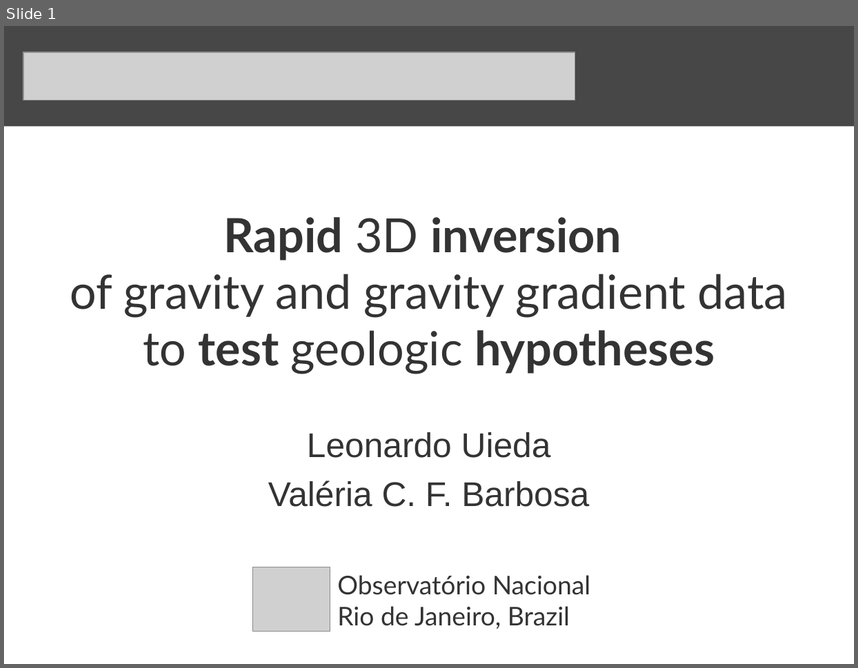
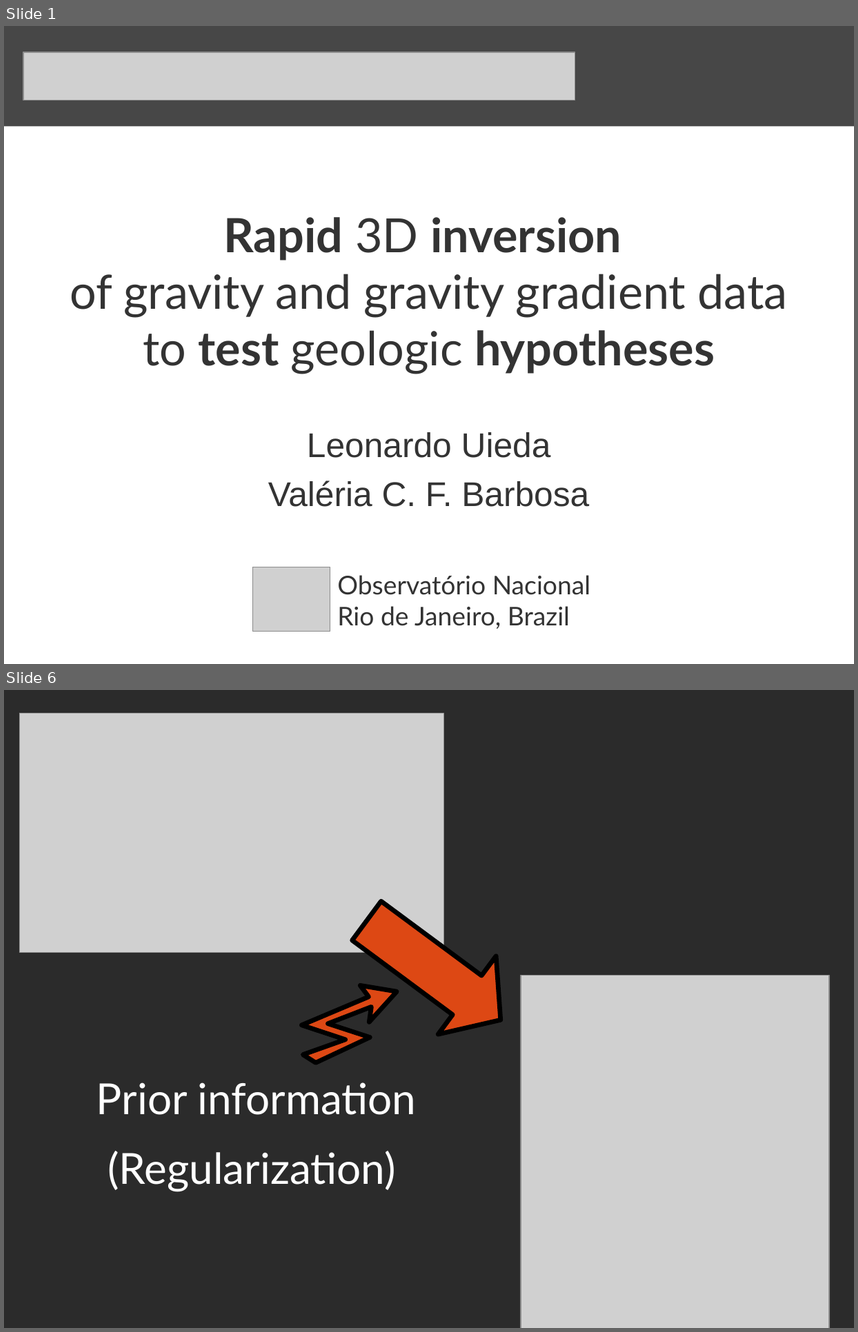
Before and after one commit to leouieda/gghs2012, a slide deck: presentation/uieda_barbosa_iag2012.odp. Shown one above the other, each under a label of ours: slide 1 before the commit, slides 1 and 6 after it; the slides between them are not shown. The pictures are 858x668 and 858x1332 pixels, drawn with LibreOffice and Linux fonts; fonts in the diff are those of the drawing; grey boxes stand for pictures; background and template pictures are left out; a plain dark background stands for a picture behind light text. Boxes give left, top, right and bottom in pixels: in the first picture for what was removed or moved away, otherwise in the second. Text is boxed around its words. In the diff, an @@ line names an element or a change of style, - is before the commit and + after.

```diff
--- a/presentation/uieda_barbosa_iag2012.odp
+++ b/presentation/uieda_barbosa_iag2012.odp
@@ slide 6 added at [4, 690, 854, 1328], background picture (left out) @@
@@ picture added at [19, 713, 444, 952] @@
@@ right arrow added at [338, 881, 530, 1058], fill #DD4814, outline #000000 4.31 pt @@
@@ freeform shape added at [290, 960, 397, 1081], fill #DD4814, outline #000000 4.31 pt @@
@@ picture added at [521, 976, 829, 1328] @@
@@ text added at [96, 1083, 416, 1115], 40 pt, text #FFFFFF @@
+Prior information
@@ text added at [107, 1151, 396, 1192], 40 pt, text #FFFFFF @@
+(Regularization)
```
Also in this commit, not shown: 6 other slides added, 2 slides removed, 4 other files.
